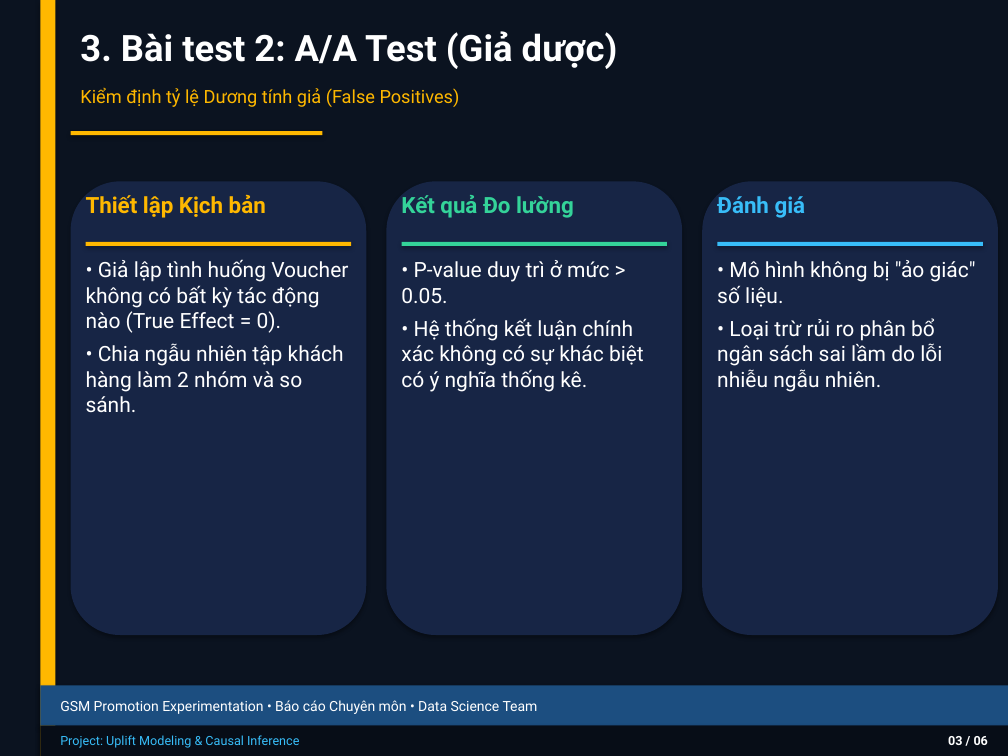
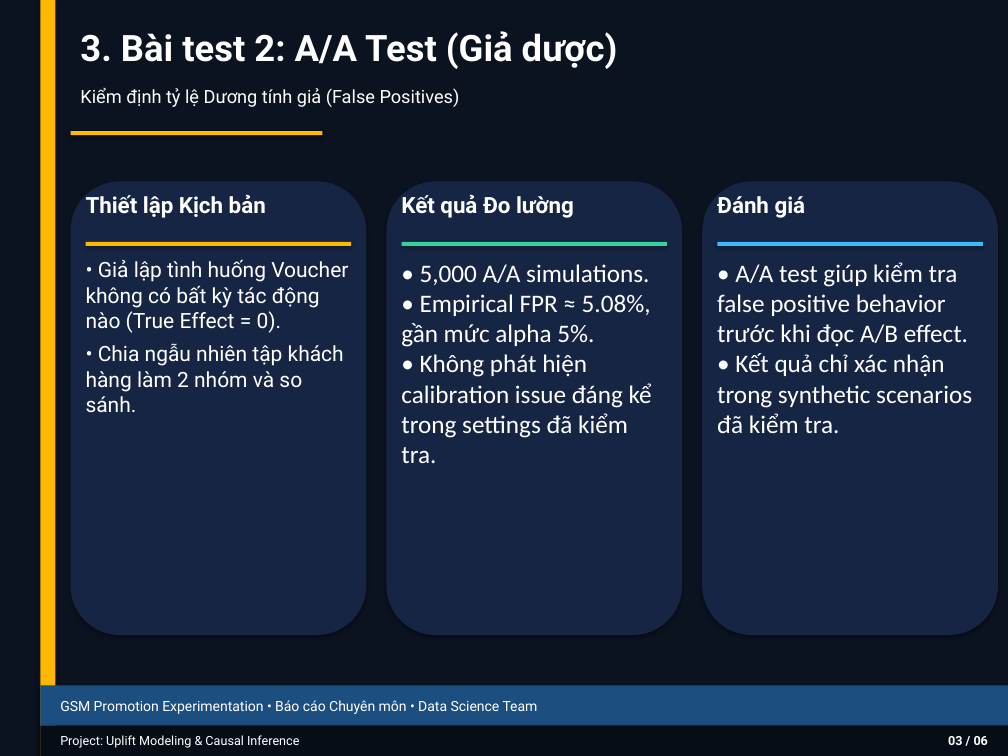
Before and after one commit to thaibuivan/GSM-promotion-experimentation, a slide deck: slide 4 of docs/Week6_Stress_Test_Summary.pptx. Drawn at 1008x756 pixels with LibreOffice and Linux fonts; fonts in the diff are those of the drawing. Boxes give left, top, right and bottom in pixels: in the first picture for what was removed or moved away, otherwise in the second. Text is boxed around its words. In the diff, an @@ line names an element or a change of style, - is before the commit and + after.

```diff
--- a/docs/Week6_Stress_Test_Summary.pptx
+++ b/docs/Week6_Stress_Test_Summary.pptx
@@ text "Kiểm định tỷ lệ Dương ..." at box(80, 88, 460, 107): text colour #FFB800 to #FFFFFF @@
@@ text "Thiết lập Kịch bản" at box(86, 194, 266, 218): text colour #FFB800 to #FFFFFF @@
@@ text "Kết quả Đo lường" at box(401, 194, 574, 218): text colour #34D399 to #FFFFFF @@
@@ text "Đánh giá" at box(717, 196, 806, 218): text colour #38BDF8 to #FFFFFF @@
@@ text at box(401, 264, 652, 463): text changed; size 15 to 18 pt; font Roboto to Calibri @@
-• P-value duy trì ở mức > 0.05.
-• Hệ thống kết luận chính xác không có sự khác biệt có ý nghĩa thống kê.
+• 5,000 A/A simulations.
+• Empirical FPR ≈ 5.08%, gần mức alpha 5%.
+• Không phát hiện calibration issue đáng kể trong settings đã kiểm tra.
@@ text at box(717, 262, 972, 433): text changed; size 15 to 18 pt; font Roboto to Calibri @@
-• Mô hình không bị "ảo giác" số liệu.
-• Loại trừ rủi ro phân bổ ngân sách sai lầm do lỗi nhiễu ngẫu nhiên.
+• A/A test giúp kiểm tra false positive behavior trước khi đọc A/B effect.
+• Kết quả chỉ xác nhận trong synthetic scenarios đã kiểm tra.
@@ text "Project: Uplift Modeling & Causal ..." at box(60, 735, 299, 748): text colour #38BDF8 to #FFFFFF @@
```
Also in this commit, not shown: 6 other slides changed, 5 other files.
